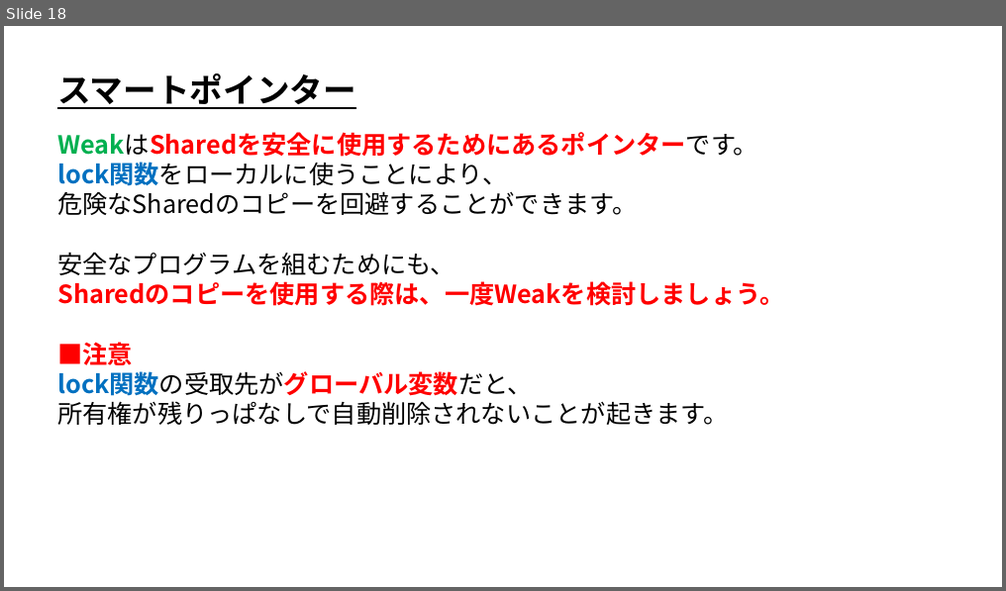
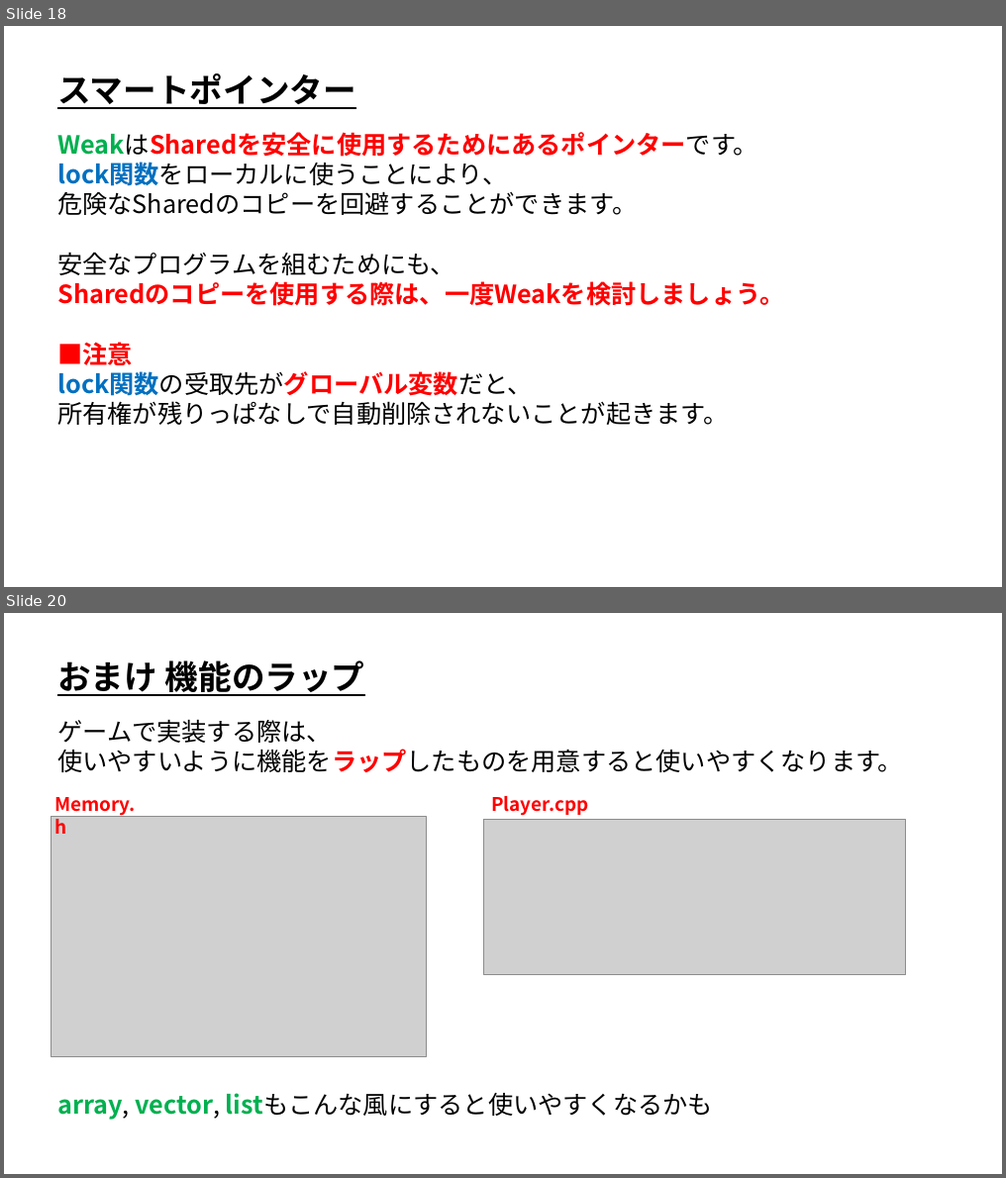
Before and after one commit to ArakiYusuke-Ohara/Textbook, a slide deck: ゲーム科1年/01_後期/プログラミングⅢ/23_スマートポインタ.pptx. Shown one above the other, each under a label of ours: slide 18 before the commit, slides 18 and 20 after it; the slides between them are not shown. The pictures are 1006x591 and 1006x1178 pixels, drawn with LibreOffice and Linux fonts; fonts in the diff are those of the drawing; grey boxes stand for pictures. Boxes give left, top, right and bottom in pixels: in the first picture for what was removed or moved away, otherwise in the second. Text is boxed around its words. In the diff, an @@ line names an element or a change of style, - is before the commit and + after.

```diff
--- a/ゲーム科1年/01_後期/プログラミングⅢ/23_スマートポインタ.pptx
+++ b/ゲーム科1年/01_後期/プログラミングⅢ/23_スマートポインタ.pptx
@@ slide 20 added at [4, 613, 1002, 1174], background #FFFFFF @@
@@ text added at [57, 661, 365, 696], 32 pt, text #000000, bold, underline @@
+おまけ 機能のラップ
@@ text added at [57, 719, 903, 773], 24 pt, text #000000 @@
+ゲームで実装する際は、
+使いやすいように機能をラップしたものを用意すると使いやすくなります。
@@ picture added at [51, 817, 426, 1057] @@
@@ text added at [54, 797, 135, 834], 18 pt, text #FF0000, bold @@
+Memory.h
@@ picture added at [484, 820, 906, 975] @@
@@ text added at [491, 796, 588, 816], 18 pt, text #FF0000, bold @@
+Player.cpp
@@ text added at [57, 1093, 713, 1120], 24 pt, text #000000 @@
+array, vector, listもこんな風にすると使いやすくなるかも
```
Also in this commit, not shown: 1 slide changed.
